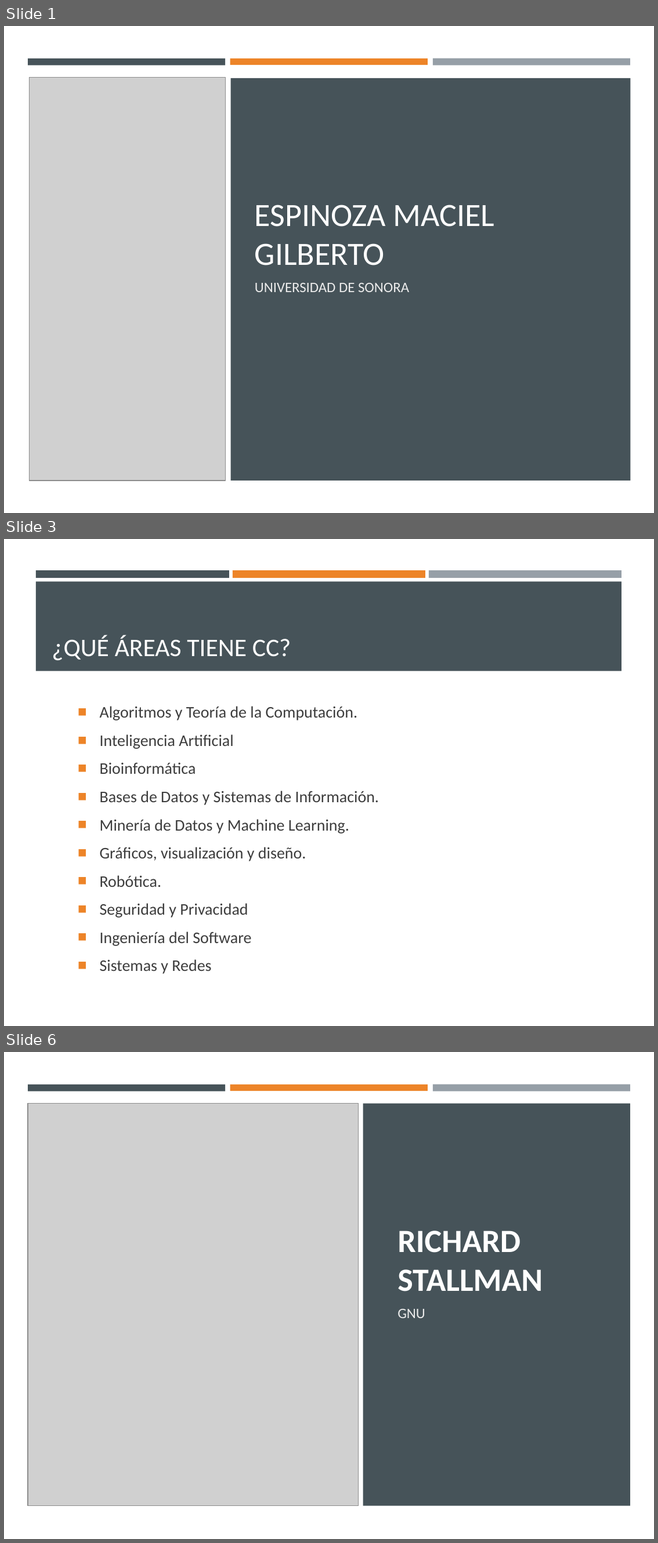
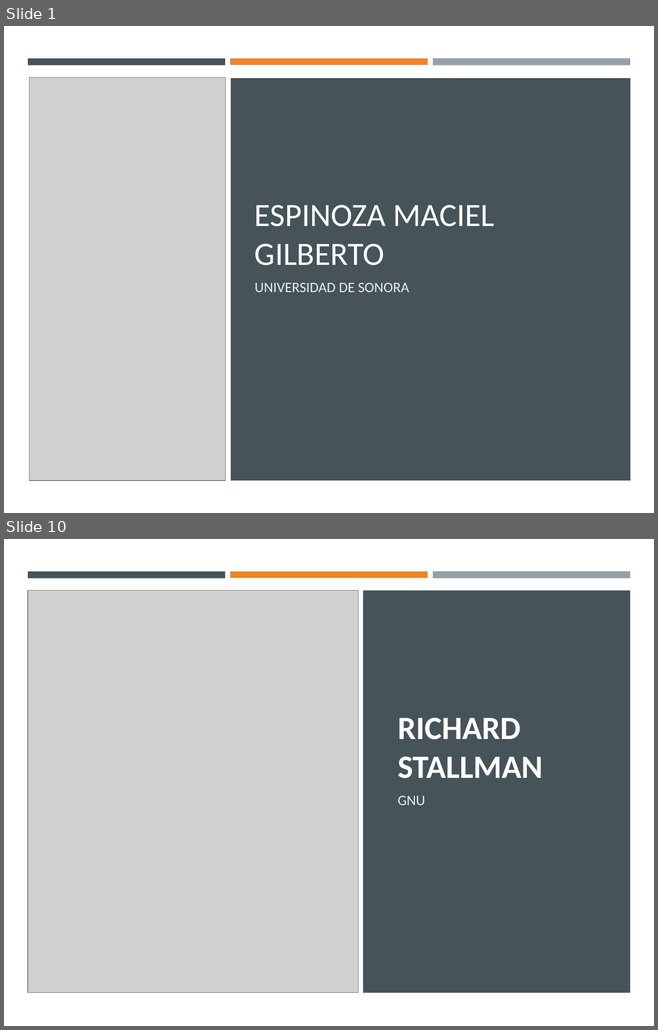
Before and after one commit to gilbertoesp/EstructurasDeDatos, a slide deck: Expos/Espinoza_PrimerExpo.pptx. Shown one above the other, each under a label of ours: slides 1, 3 and 6 before the commit, slides 1 and 10 after it; the slides between them are not shown. The pictures are 658x1543 and 658x1030 pixels, drawn with LibreOffice and Linux fonts; fonts in the diff are those of the drawing; grey boxes stand for pictures. Boxes give left, top, right and bottom in pixels: in the first picture for what was removed or moved away, otherwise in the second. Text is boxed around its words. In the diff, an @@ line names an element or a change of style, - is before the commit and + after.

```diff
--- a/Expos/Espinoza_PrimerExpo.pptx
+++ b/Expos/Espinoza_PrimerExpo.pptx
@@ slide 3 removed at bbox=[4, 539, 654, 1026], background #FFFFFF @@
@@ rectangle removed at bbox=[36, 570, 229, 578] @@
@@ rectangle removed at bbox=[233, 570, 425, 578] @@
@@ rectangle removed at bbox=[429, 570, 621, 578] @@
@@ rectangle removed at bbox=[36, 582, 621, 671] @@
@@ title removed at bbox=[52, 635, 291, 661] @@
-¿QUÉ ÁREAS TIENE CC?
@@ text removed at bbox=[100, 706, 379, 974] @@
-■ Algoritmos y Teoría de la Computación.
-■ Inteligencia Artificial
-■ Bioinformática
-■ Bases de Datos y Sistemas de Información.
-■ Minería de Datos y Machine Learning.
-■ Gráficos, visualización y diseño.
-■ Robótica.
-■ Seguridad y Privacidad
-■ Ingeniería del Software
-■ Sistemas y Redes
@@ what was slide 6 is now slide 10 @@
```
Also in this commit, not shown: 5 slides changed, 7 slides added, 8 other files.
